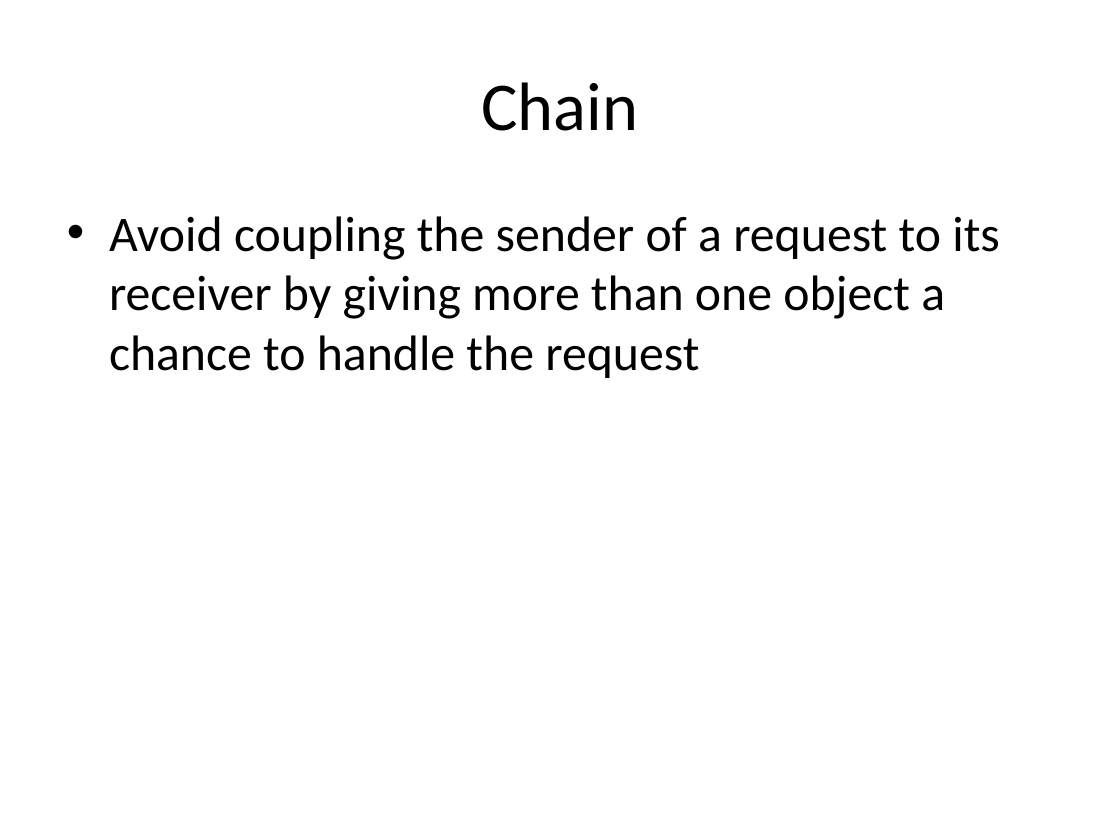
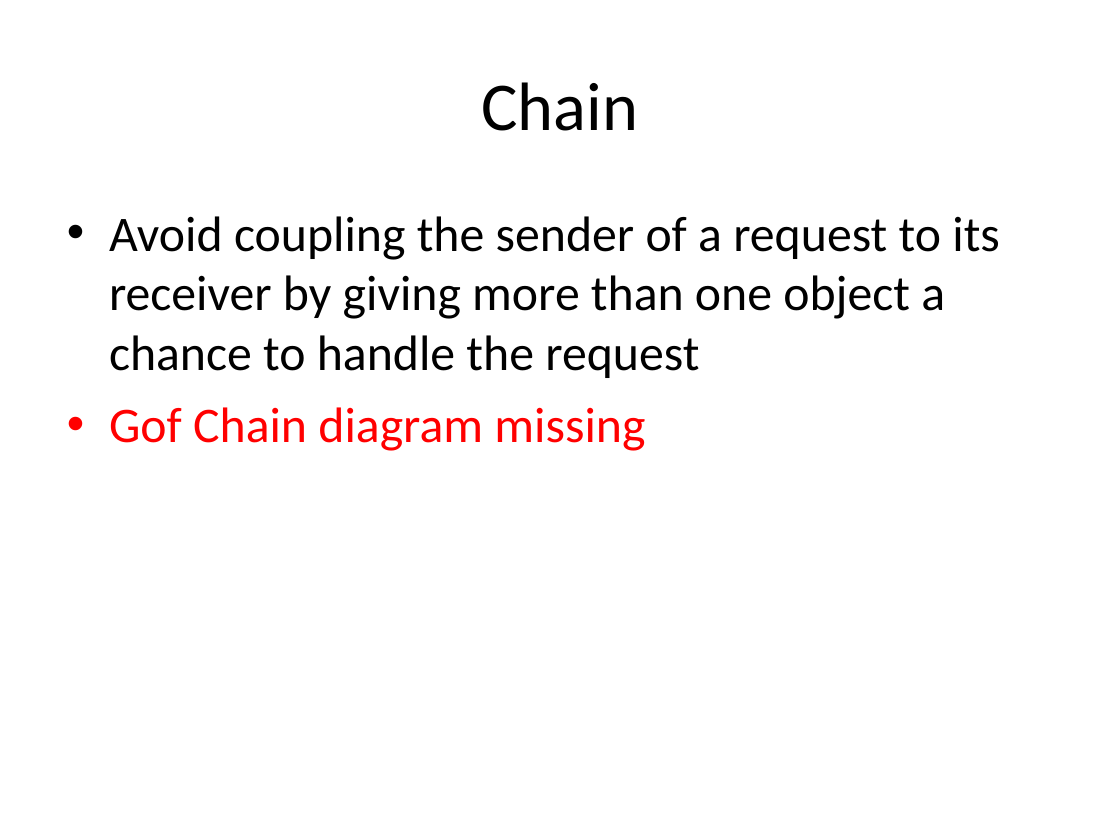
Before and after one commit to kamyu104/GofPatterns, a slide deck: slide 26 of Effective patterns.ppt (slide 21 before the commit). Drawn at 1120x840 pixels with LibreOffice and Linux fonts; fonts in the diff are those of the drawing. Boxes give left, top, right and bottom in pixels: in the first picture for what was removed or moved away, otherwise in the second. Text is boxed around its words. In the diff, an @@ line names an element or a change of style, - is before the commit and + after.

```diff
--- a/Effective patterns.ppt
+++ b/Effective patterns.ppt
@@ text at <box>109,407,645,451</box>: paragraph added @@
+• Gof Chain diagram missing
```
Also in this commit, not shown: 6 other slides changed, 30 slides added, 5 slides removed.
